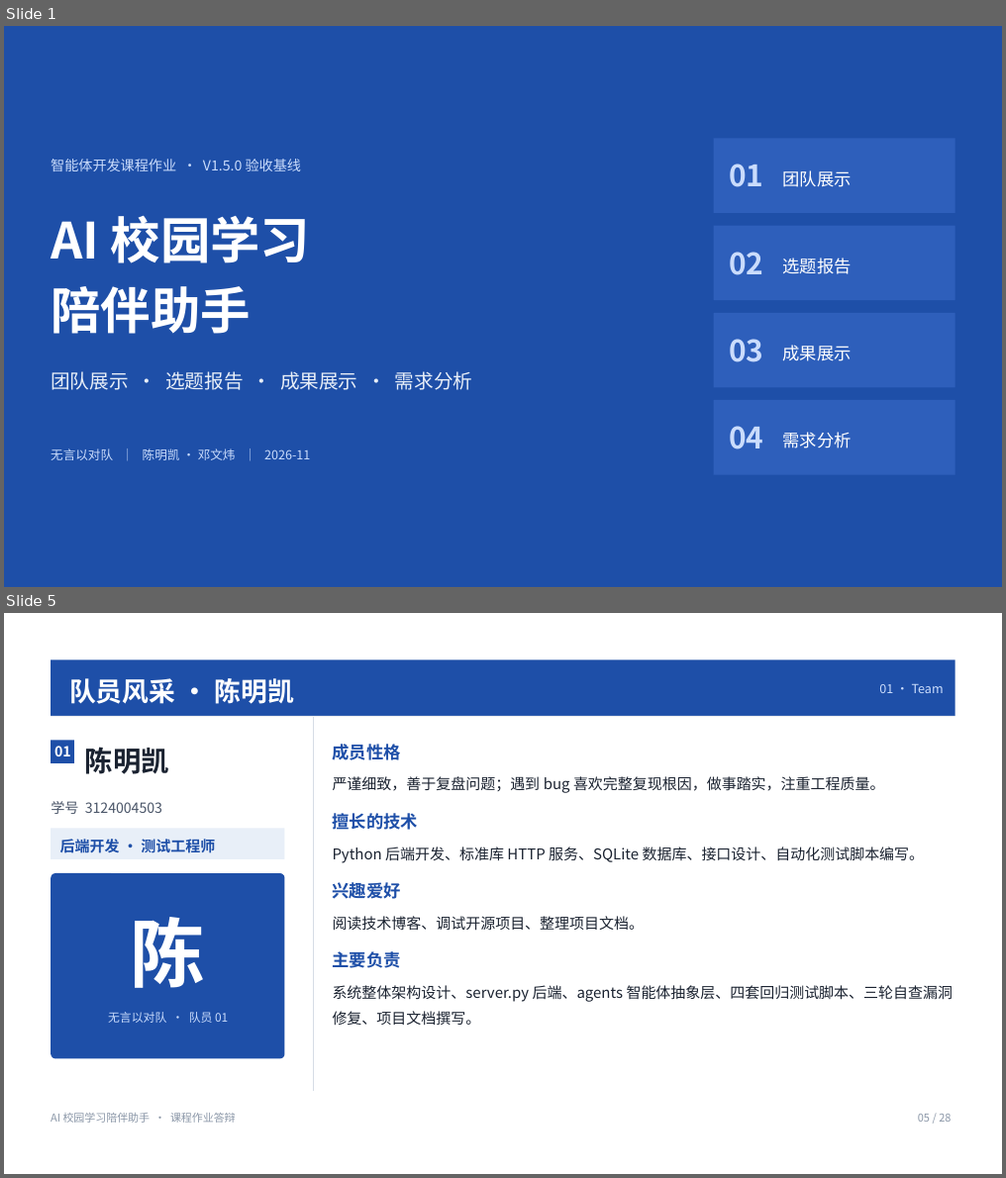
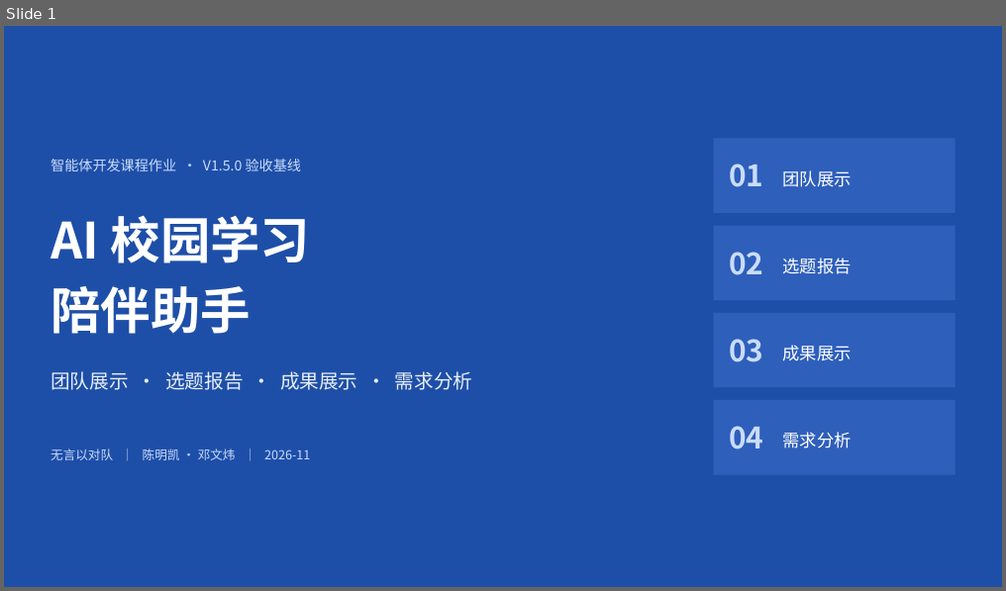
Before and after one commit to kecit33/ai-agent-study, a slide deck: docs/AI校园学习陪伴助手_团队展示与需求分析.pptx. Shown one above the other, each under a label of ours: slides 1 and 5 before the commit, slide 1 after it; the slides between them are not shown. The pictures are 1006x1178 and 1006x591 pixels, drawn with LibreOffice and Linux fonts; fonts in the diff are those of the drawing. Boxes give left, top, right and bottom in pixels: in the first picture for what was removed or moved away, otherwise in the second. Text is boxed around its words. In the diff, an @@ line names an element or a change of style, - is before the commit and + after.

Commit message:
feat(ppt): 答辩 PPT 整体优化，28 页结构重排并同步 README/自检报告/SRS 口径

```diff
--- a/docs/AI校园学习陪伴助手_团队展示与需求分析.pptx
+++ b/docs/AI校园学习陪伴助手_团队展示与需求分析.pptx
@@ slide 5 removed at [4, 613, 1002, 1174], background #FFFFFF @@
@@ rectangle removed at [51, 660, 954, 716] @@
@@ text removed at [69, 678, 294, 704] @@
-队员风采 · 陈明凯
@@ text removed at [879, 684, 944, 693] @@
-01 · Team
@@ rectangle removed at [51, 716, 954, 717] @@
@@ freeform shape removed at [313, 717, 944, 1091] @@
@@ rectangle removed at [51, 741, 73, 763] @@
@@ text removed at [54, 746, 71, 757] @@
-01
@@ text removed at [85, 747, 169, 774] @@
-陈明凯
@@ text removed at [333, 744, 401, 761] @@
-成员性格
@@ text removed at [333, 776, 885, 793] @@
-严谨细致，善于复盘问题；遇到 bug 喜欢完整复现根因，做事踏实，注重工程质量。
@@ text removed at [51, 801, 162, 814] @@
-学号 3124004503
@@ text removed at [333, 813, 418, 830] @@
-擅长的技术
@@ rectangle removed at [51, 829, 284, 861] @@
@@ text removed at [60, 839, 215, 854] @@
-后端开发 · 测试工程师
@@ text removed at [333, 847, 925, 863] @@
-Python 后端开发、标准库 HTTP 服务、SQLite 数据库、接口设计、自动化测试脚本编写。
@@ rounded rectangle removed at [51, 873, 284, 1059] @@
@@ text removed at [333, 882, 401, 899] @@
-兴趣爱好
@@ text removed at [131, 917, 206, 988] @@
-陈
@@ text removed at [333, 916, 645, 931] @@
-阅读技术博客、调试开源项目、整理项目文档。
@@ text removed at [333, 952, 401, 968] @@
-主要负责
@@ text removed at [333, 985, 953, 1025] @@
-系统整体架构设计、server.py 后端、agents 智能体抽象层、四套回归测试脚本、三轮自查漏洞修复、项目文档撰写。
@@ text removed at [108, 1012, 228, 1023] @@
-无言以对队 · 队员 01
@@ text removed at [51, 1113, 236, 1123] @@
-AI 校园学习陪伴助手 · 课程作业答辩
@@ text removed at [918, 1114, 950, 1122] @@
-05 / 28
```
Also in this commit, not shown: 19 slides changed, 3 slides added, 2 other slides removed, 28 other files.
